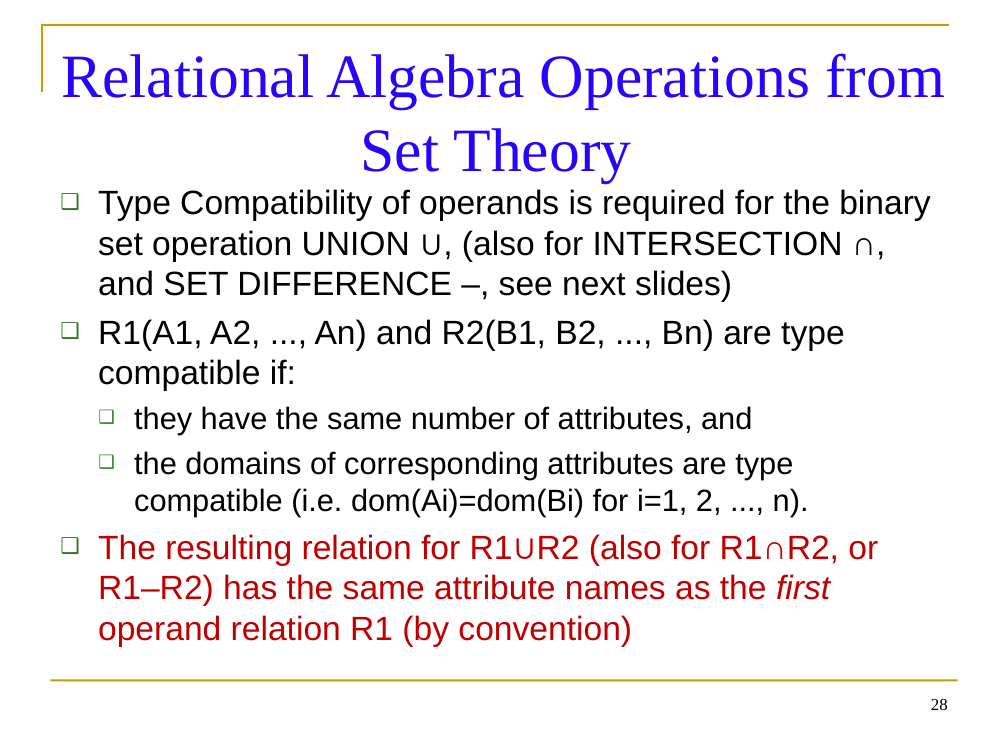
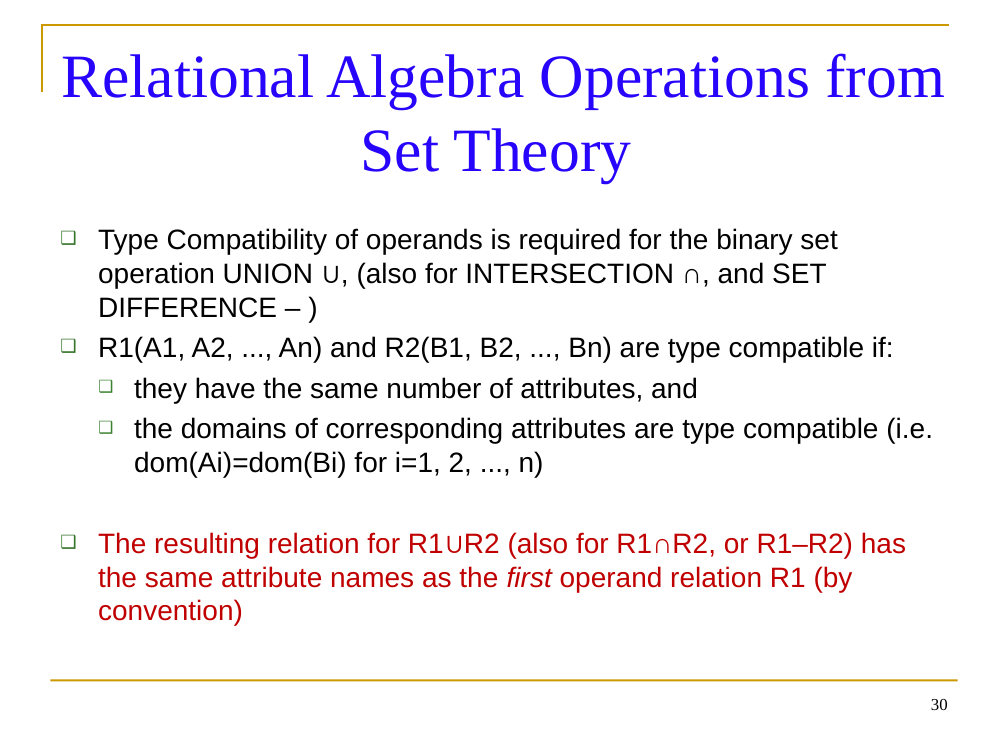
Before and after one commit to balachander712/Lab-Main, a slide deck: slide 30 of Sem3/Materials/Database Management System/Relational Algebra Operations.ppt (slide 28 before the commit). Drawn at 1008x756 pixels with LibreOffice and Linux fonts; fonts in the diff are those of the drawing. Boxes give left, top, right and bottom in pixels: in the first picture for what was removed or moved away, otherwise in the second. Text is boxed around its words. In the diff, an @@ line names an element or a change of style, - is before the commit and + after.

```diff
--- a/Sem3/Materials/Database Management System/Relational Algebra Operations.ppt
+++ b/Sem3/Materials/Database Management System/Relational Algebra Operations.ppt
@@ text at (98, 228, 837, 318): text changed; size 24 to 20 pt @@
-❑ Type Compatibility of operands is required for the binary set operation UNION ∪, (also for INTERSECTION ∩, and SET DIFFERENCE –, see next slides)
+❑ Type Compatibility of operands is required for the binary set operation UNION ∪, (also for INTERSECTION ∩, and SET DIFFERENCE – )
@@ text at (98, 336, 906, 626): size 24 to 20 pt in "R1(A1, A2, ..., An) and R2(B1, B2, ...", "The resulting relation for R1∪R2 (also for ..."; size 22 to 20 pt in "they have the same number of attributes, ..."; less space between paragraphs @@
@@ text at (134, 417, 933, 477): text changed; size 22 to 20 pt @@
-  ❑ the domains of corresponding attributes are type compatible (i.e. dom(Ai)=dom(Bi) for i=1, 2, ..., n).
+  ❑ the domains of corresponding attributes are type compatible (i.e. dom(Ai)=dom(Bi) for i=1, 2, ..., n)
@@ page number at (931, 699, 948, 710): text changed @@
-28
+30
```
Also in this commit, not shown: 9 other slides changed, 36 slides added, 24 other files.
